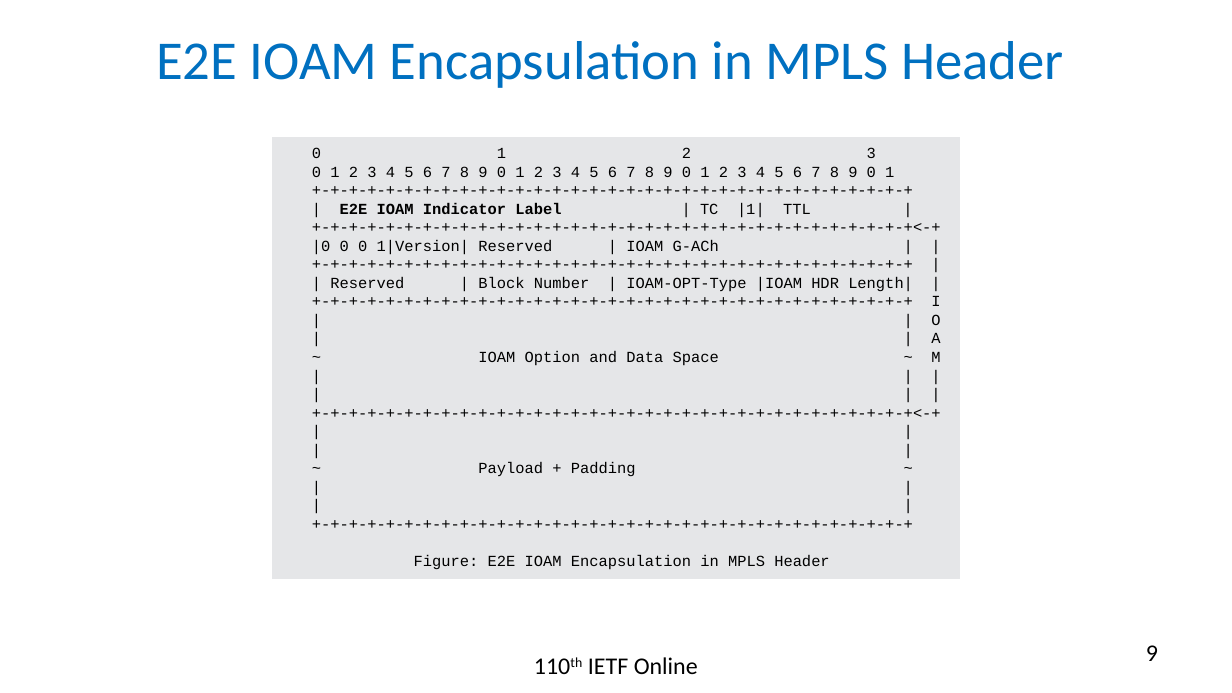
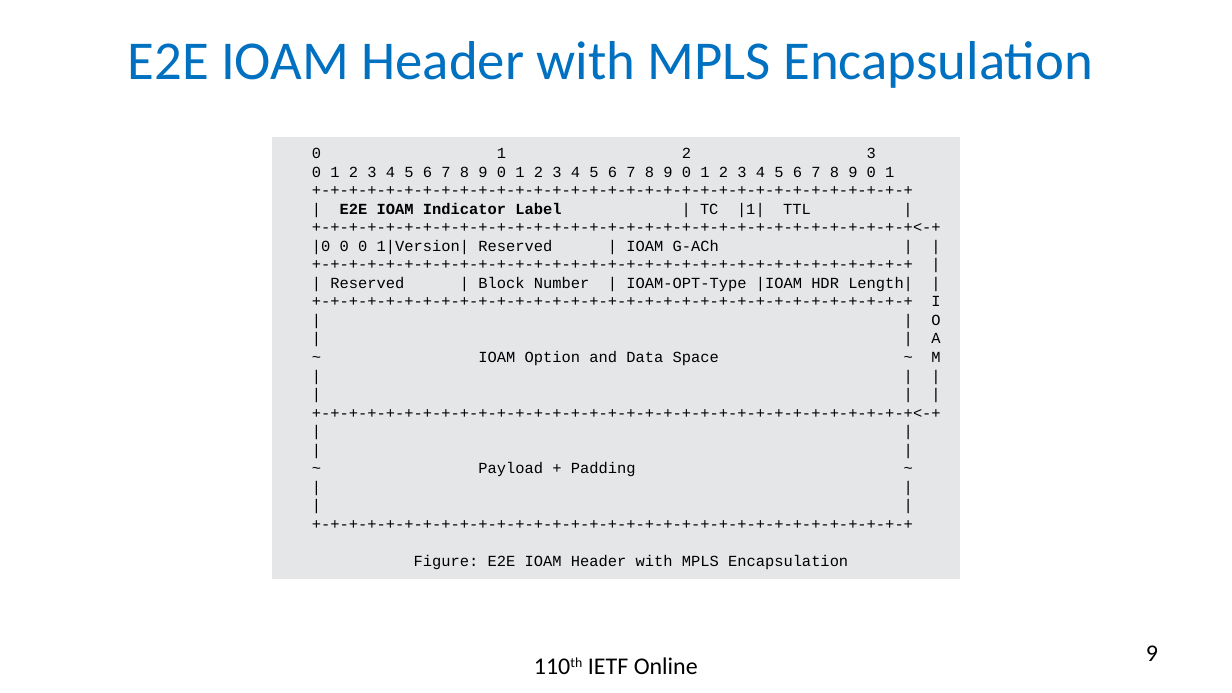
Before and after one commit to rakgandhi/ietf-slides, a slide deck: slide 9 of draft-gandhi-mpls-ioam-sr-05.pptx. Drawn at 1232x693 pixels with LibreOffice and Linux fonts; fonts in the diff are those of the drawing. Boxes give left, top, right and bottom in pixels: in the first picture for what was removed or moved away, otherwise in the second. Text is boxed around its words. In the diff, an @@ line names an element or a change of style, - is before the commit and + after.

```diff
--- a/draft-gandhi-mpls-ioam-sr-05.pptx
+++ b/draft-gandhi-mpls-ioam-sr-05.pptx
@@ title at (x1=128, y1=41, x2=1093, y2=88): text changed @@
-E2E IOAM Encapsulation in MPLS Header
+E2E IOAM Header with MPLS Encapsulation
@@ text in rectangle at (x1=414, y1=554, x2=848, y2=569): text changed @@
-Figure: E2E IOAM Encapsulation in MPLS Header
+Figure: E2E IOAM Header with MPLS Encapsulation
```
Also in this commit, not shown: 13 other slides changed, 1 other file.
